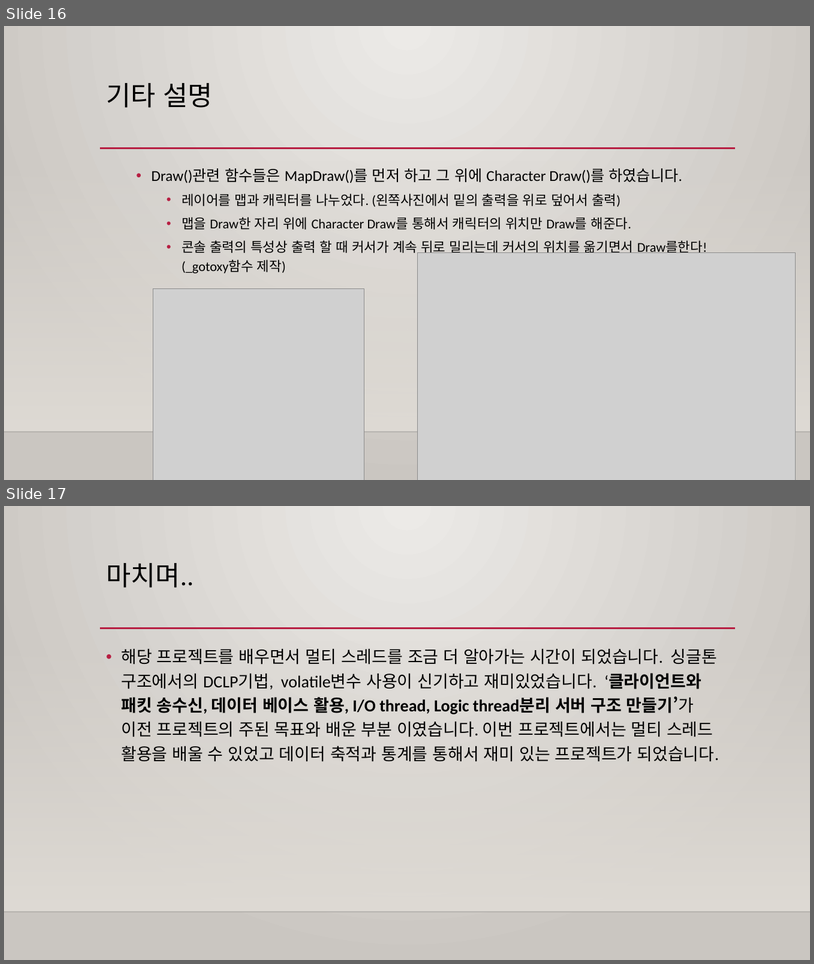
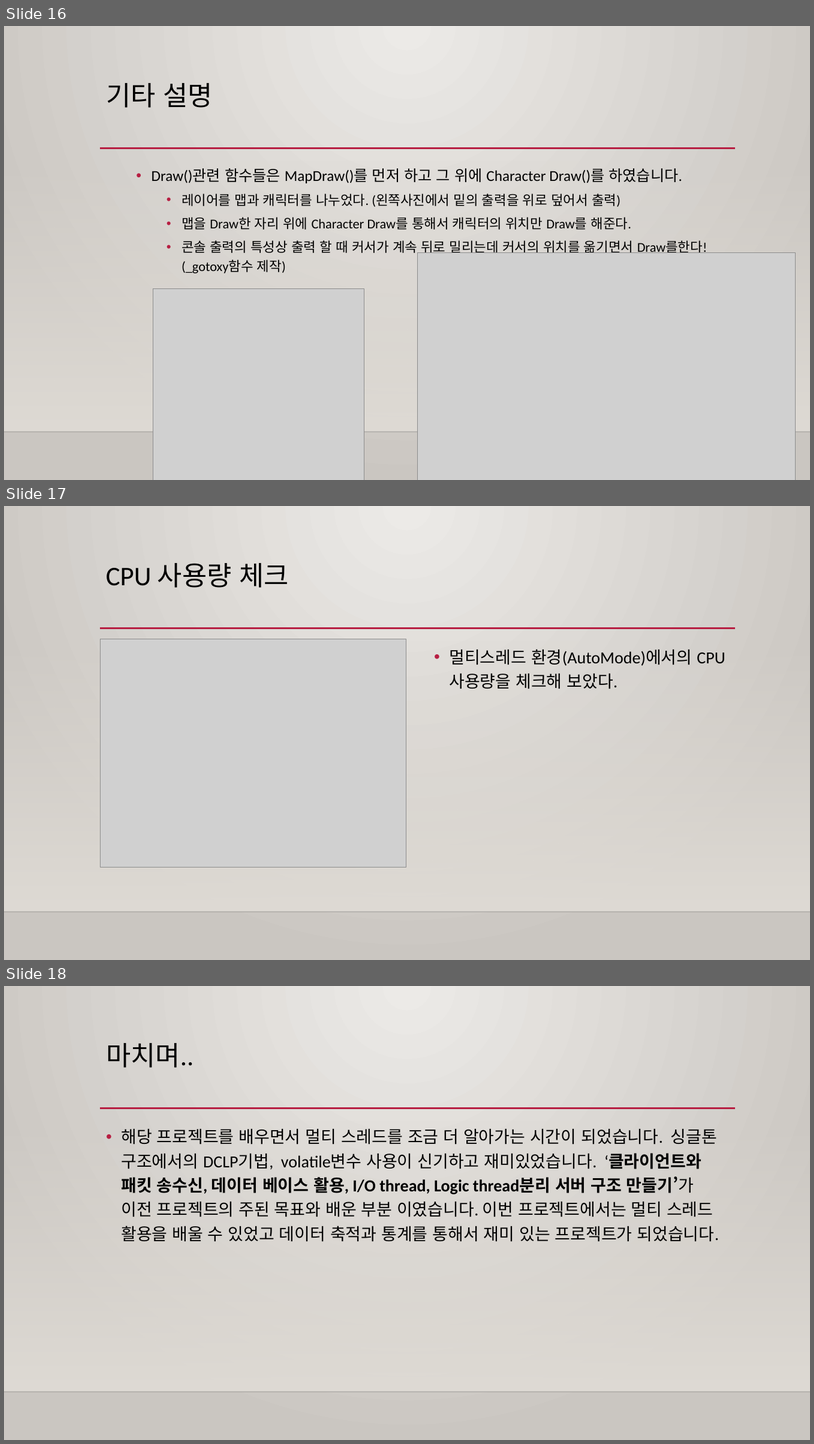
Before and after one commit to ath331/JTP_Individual, a slide deck: PacMan설명.pptx. Shown one above the other, each under a label of ours: slides 16 and 17 before the commit, slides 16, 17 and 18 after it. The pictures are 814x964 and 814x1444 pixels, drawn with LibreOffice and Linux fonts; fonts in the diff are those of the drawing; grey boxes stand for pictures; background and template pictures are left out. Boxes give left, top, right and bottom in pixels: in the first picture for what was removed or moved away, otherwise in the second. Text is boxed around its words. In the diff, an @@ line names an element or a change of style, - is before the commit and + after.

```diff
--- a/PacMan설명.pptx
+++ b/PacMan설명.pptx
@@ slide 17 added at (4, 506, 810, 960), background gradient #ECEAE7 to #CAC7C1; not listed: 3 template elements that a slide beside it also shows @@
@@ title added at (106, 563, 288, 588), 32 pt, text #000000 @@
+CPU 사용량 체크
@@ picture added at (101, 639, 407, 867) @@
@@ text added at (449, 649, 692, 689), 20 pt, text #000000 @@
+• 멀티스레드 환경(AutoMode)에서의 CPU사용량을 체크해 보았다.
@@ what was slide 17 is now slide 18 @@
```
